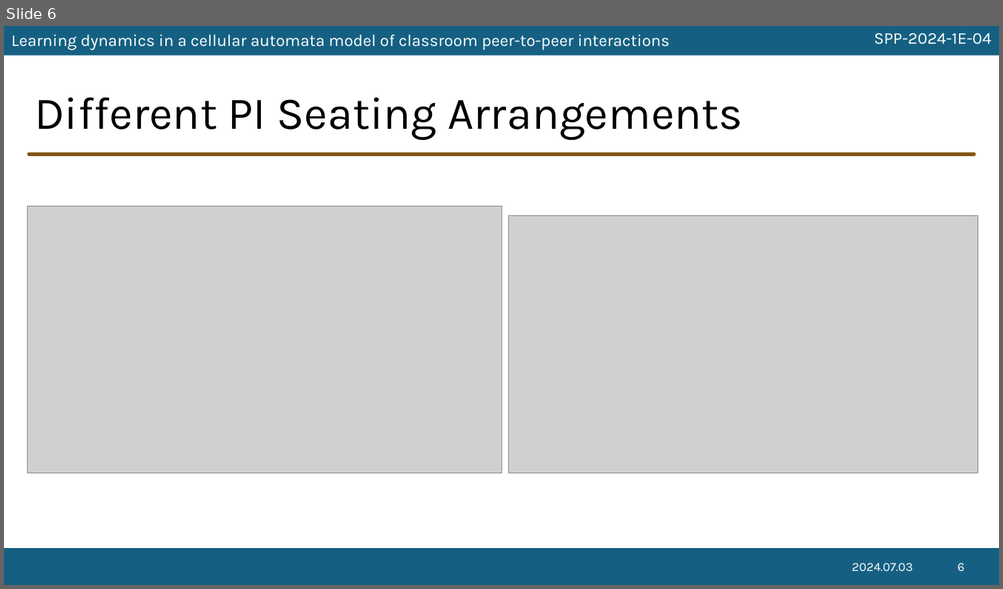
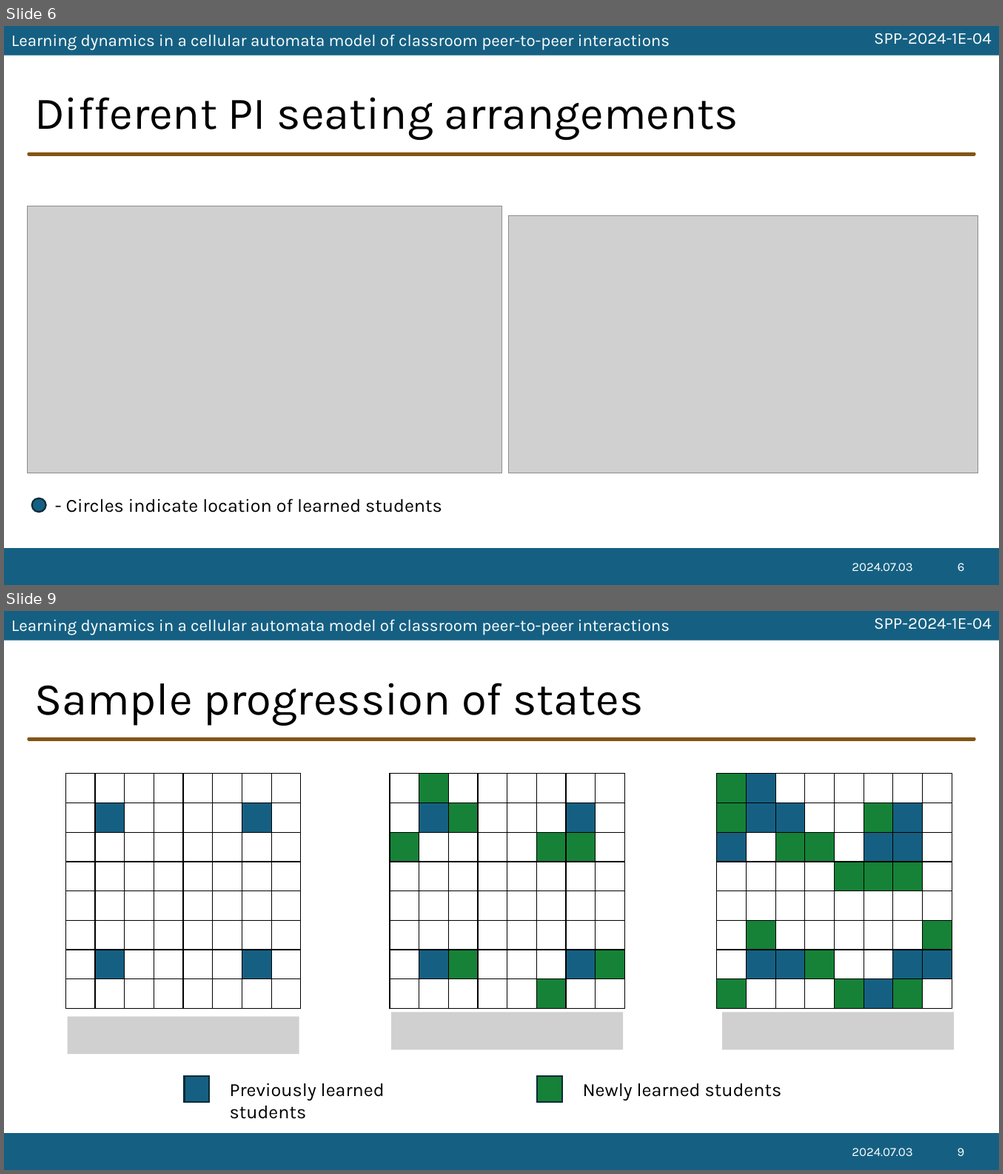
Before and after one commit to ioakimsy/BS-Thesis, a slide deck: documents/SPP-2024-presentation.pptx. Shown one above the other, each under a label of ours: slide 6 before the commit, slides 6 and 9 after it; the slides between them are not shown. The pictures are 1003x589 and 1003x1174 pixels, drawn with LibreOffice and Linux fonts; fonts in the diff are those of the drawing; grey boxes stand for pictures; background and template pictures are left out. Boxes give left, top, right and bottom in pixels: in the first picture for what was removed or moved away, otherwise in the second. Text is boxed around its words. In the diff, an @@ line names an element or a change of style, - is before the commit and + after.

```diff
--- a/documents/SPP-2024-presentation.pptx
+++ b/documents/SPP-2024-presentation.pptx
@@ slide 9 added at (x1=4, y1=611, x2=999, y2=1170), background #FFFFFF; not listed: 5 template elements that a slide beside it also shows @@
@@ title added at (x1=34, y1=683, x2=643, y2=726), 44 pt, text #000000 @@
+Sample progression of states
@@ table added at (x1=66, y1=774, x2=299, y2=1012), 8 rows, 8 columns @@
+ |  |  |  |  |  |  | 
+ |  |  |  |  |  |  | 
+ |  |  |  |  |  |  | 
+ |  |  |  |  |  |  | 
+ |  |  |  |  |  |  | 
+ |  |  |  |  |  |  | 
+ |  |  |  |  |  |  | 
+ |  |  |  |  |  |  | 
@@ table added at (x1=390, y1=774, x2=623, y2=1012), 8 rows, 8 columns @@
+ |  |  |  |  |  |  | 
+ |  |  |  |  |  |  | 
+ |  |  |  |  |  |  | 
+ |  |  |  |  |  |  | 
+ |  |  |  |  |  |  | 
+ |  |  |  |  |  |  | 
+ |  |  |  |  |  |  | 
+ |  |  |  |  |  |  | 
@@ table added at (x1=717, y1=774, x2=949, y2=1012), 8 rows, 8 columns @@
+ |  |  |  |  |  |  | 
+ |  |  |  |  |  |  | 
+ |  |  |  |  |  |  | 
+ |  |  |  |  |  |  | 
+ |  |  |  |  |  |  | 
+ |  |  |  |  |  |  | 
+ |  |  |  |  |  |  | 
+ |  |  |  |  |  |  | 
@@ picture added at (x1=68, y1=1017, x2=299, y2=1054) @@
@@ picture added at (x1=391, y1=1012, x2=623, y2=1050) @@
@@ picture added at (x1=722, y1=1012, x2=954, y2=1050) @@
@@ group added at (x1=185, y1=1076, x2=782, y2=1119): 2 rectangles, 2 texts @@
+Previously learned students
+Newly learned students
@@ text added at (x1=851, y1=1148, x2=912, y2=1156), 12 pt, text #FFFFFF @@
+2024.07.03
@@ page number added at (x1=957, y1=1148, x2=965, y2=1156), 12 pt, text #FFFFFF @@
+9
@@ slide 6 changed as well @@
@@ title at (x1=34, y1=97, x2=738, y2=140): text changed @@
-Different PI Seating Arrangements
+Different PI seating arrangements
@@ ellipse added at (x1=32, y1=499, x2=46, y2=512), fill #156082, outline #092A39 1.5 pt @@
@@ text added at (x1=66, y1=499, x2=442, y2=513), 18 pt, text #000000 @@
+- Circles indicate location of learned students
```
Also in this commit, not shown: 13 other slides changed, 4 other slides added, 1 slide removed, 19 other files.
